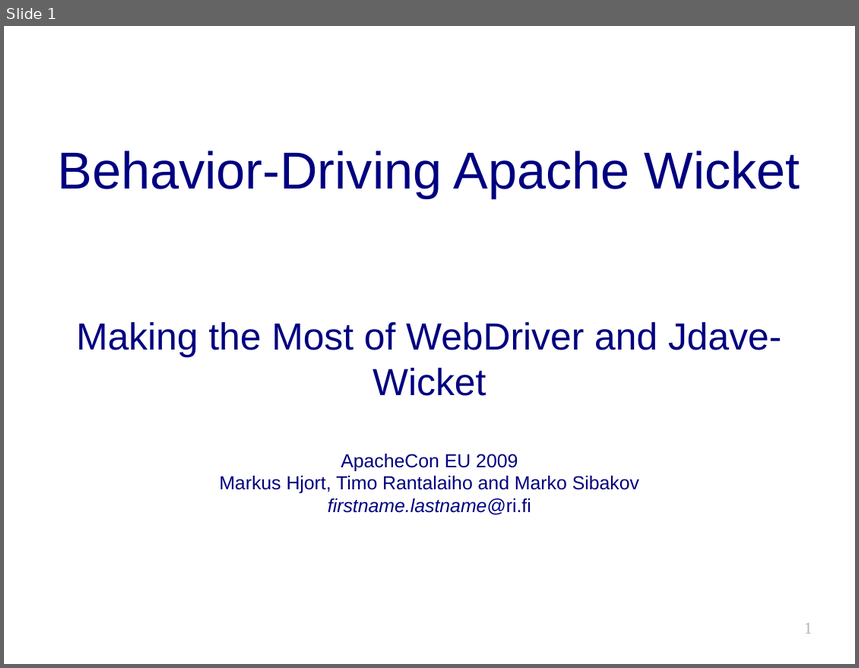
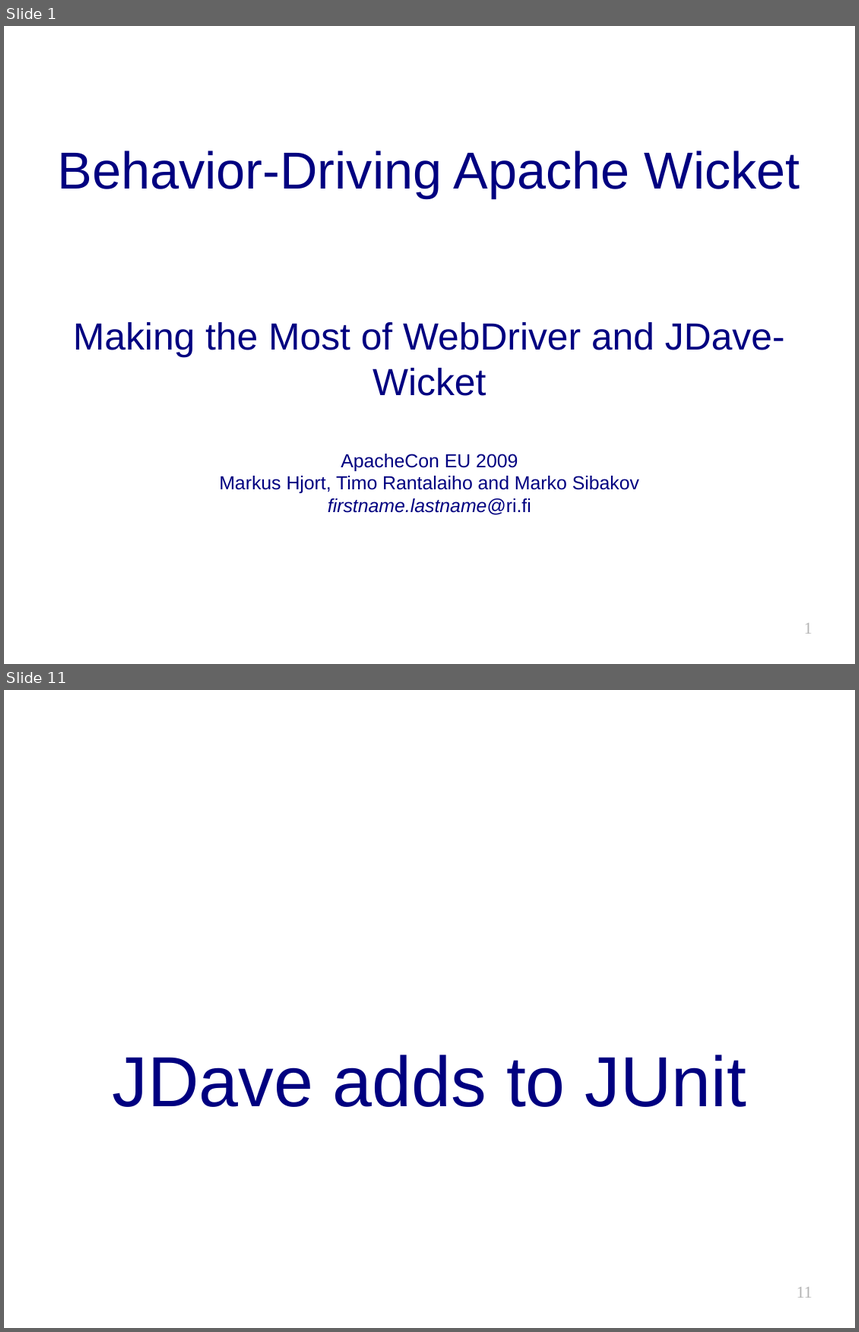
Before and after one commit to jdave/kansanpankki, a slide deck: doc/bdd-wicket-apachecon_eu_2009-hjort_rantalaiho_sibakov.odp. Shown one above the other, each under a label of ours: slide 1 before the commit, slides 1 and 11 after it; the slides between them are not shown. The pictures are 859x668 and 859x1332 pixels, drawn with LibreOffice and Linux fonts; fonts in the diff are those of the drawing; background and template pictures are left out. Boxes give left, top, right and bottom in pixels: in the first picture for what was removed or moved away, otherwise in the second. Text is boxed around its words. In the diff, an @@ line names an element or a change of style, - is before the commit and + after.

```diff
--- a/doc/bdd-wicket-apachecon_eu_2009-hjort_rantalaiho_sibakov.odp
+++ b/doc/bdd-wicket-apachecon_eu_2009-hjort_rantalaiho_sibakov.odp
@@ slide 11 added at (4,690,855,1328), background #FFFFFF @@
@@ subtitle added at (112,1055,747,1107), 60 pt, text #000080 @@
+JDave adds to JUnit
@@ page number added at (797,1287,813,1298), 14 pt, text #B3B3B3 @@
+11
@@ slide 1 changed as well @@
@@ subtitle at (73,322,785,396): text changed @@
-Making the Most of WebDriver and Jdave-Wicket
+Making the Most of WebDriver and JDave-Wicket
```
Also in this commit, not shown: 40 other slides added.
